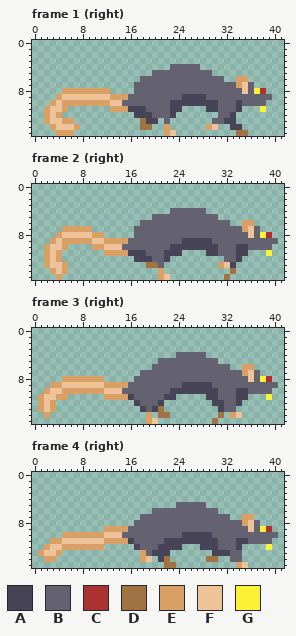
One commit to this pixel-art file: assets/sprites/rat.ase. The first picture shows the starting point.
42x16 pixels, 10 frames. Shown: frame 1 (right), frame 2 (right), frame 3 (right), frame 4 (right). The commit also changed other frames, which this record leaves out.
Palette (. is transparent): A #464456  B #646271  C #ac3232  D #a27342  E #d9a066  F #eec39a  G #fbf236
After the commit:
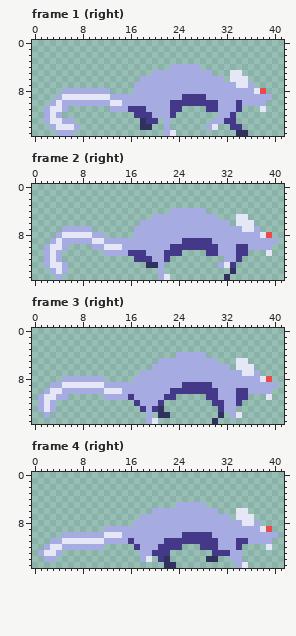
What changed:
@@ palette @@
-A #464456
+A #433988
-B #646271
+B #a6abe1
-C #ac3232
+C #e94a4a
-D #a27342
+D #30315f
-F #eec39a
+F #e5e7f7
--- frame 1 (right), layer "Layer 1"
@@ x 0..41 @@
  4 .......................BBBBB..............
- 5 ....................BBBBBBBBBB............
- 6 ..................BBBBBBBBBBBBBB..EE......
- 7 .................BBBBBBBBBBBBBBBBBEFB.....
- 8 .....EEEEEEEE....BBBBBBBBBBBBBBBBBBFBGC...
- 9 ....EFFFFFFFFEEEBBBBBBBBBAAAABBBBBBBBBBB..
-10 ...EFEEEEEEEEFFBBBBBBBBAAAAAAAABBBABBBB...
-11 ..EFFE.......EEEAAABBBBAA....AABBBA...G...
-12 ..EFE............AAABBBA.......BBA........
-13 ..EFFEE...........DAA.B.......BBAA........
-14 ...EFFFE..........DD..E......EF..AA.......
-15 ....EEE...............EF..........DD......
+ 5 ....................BBBBBBBBBB...FF.......
+ 6 ..................BBBBBBBBBBBBBB.FFF......
+ 7 .................BBBBBBBBBBBBBBBBBFFB.....
+ 8 .....BBBBBBBB....BBBBBBBBBBBBBBBBBBBBFC...
+ 9 ....BFFFFFFFFBBBBBBBBBBBBAAAABBBBBBBBBBB..
+10 ...BFBBBBBBBBFFBBBBBBBBAAAAAAAABBBABBBB...
+11 ..BFFB.......BBBAAABBBBAA....AABBBA...F...
+12 ..BFB............AAABBBA.......BBA........
+13 ..BFFBB...........DAA.B.......BBAA........
+14 ...BFFFB..........DD..B......BF..AA.......
+15 ....BBB...............BF..........DD......
--- frame 2 (right), layer "Layer 1"
@@ x 0..41 @@
  4 .......................BBBBBB.............
- 5 ....................BBBBBBBBBBB...........
- 6 ..................BBBBBBBBBBBBBBB..EE.....
- 7 .....EEEEE.......BBBBBBBBBBBBBBBBBBEFB....
- 8 ....EFFFFFEE.....BBBBBBBBBBBBBBBBBBBFBGC..
- 9 ...EFEEEEEFFEEEEBBBBBBBBBAAAAABBBBBBBBBBB.
-10 ..EFFE....EEFFFBBBBBBBBAAAAAAAABBBAABBBB..
-11 ..EFE.......EEEEAAABBBAAA....AABBBAA...G..
-12 ..EFE............AAABBA.........BBA.......
-13 ..EFFE.............DDB.........EFA........
-14 ...EFE...............E...........D........
-15 ....E................EF.........D.........
+ 5 ....................BBBBBBBBBBB...FF......
+ 6 ..................BBBBBBBBBBBBBBB.FFF.....
+ 7 .....BBBBB.......BBBBBBBBBBBBBBBBBBFFB....
+ 8 ....BFFFFFBB.....BBBBBBBBBBBBBBBBBBBBBFC..
+ 9 ...BFBBBBBFFBBBBBBBBBBBBBAAAAABBBBBBBBBBB.
+10 ..BFFB....BBFFFBBBBBBBBAAAAAAAABBBAABBBB..
+11 ..BFB.......BBBBAAABBBAAA....AABBBAA...F..
+12 ..BFB............AAABBA.........BBA.......
+13 ..BFFB.............DDB.........BFA........
+14 ...BFB...............B...........D........
+15 ....B................BF.........D.........
--- frame 3 (right), layer "Layer 1"
@@ x 0..41 @@
  4 ........................BBBBB.............
- 5 .....................BBBBBBBBBB...........
- 6 ....................BBBBBBBBBBBBB..EE.....
- 7 ..................BBBBBBBBBBBBBBBBBEFB....
- 8 .....EEEEEEE.....BBBBBBBBBBBBBBBBBBBFBGC..
- 9 ...EEFFFFFFFEEEEBBBBBBBBBAAAAABBBBBBBBBBB.
-10 ..EFFEEEEEEEFFFBBBBBBBBAAAAAAAABBBAABBBB..
-11 .EFFEE......EEEEABBBBBAA.....AABBBAA...G..
-12 .EFE.............ABBBA........AABBA.......
-13 .EFE..............ABAD.........ABB........
-14 ..E................E.DD........D.EF.......
-15 ...................EF.........D...........
+ 5 .....................BBBBBBBBBB...FF......
+ 6 ....................BBBBBBBBBBBBB.FFF.....
+ 7 ..................BBBBBBBBBBBBBBBBBFFB....
+ 8 .....BBBBBBB.....BBBBBBBBBBBBBBBBBBBBBFC..
+ 9 ...BBFFFFFFFBBBBBBBBBBBBBAAAAABBBBBBBBBBB.
+10 ..BFFBBBBBBBFFFBBBBBBBBAAAAAAAABBBAABBBB..
+11 .BFFBB......BBBBABBBBBAA.....AABBBAA...F..
+12 .BFB.............ABBBA........AABBA.......
+13 .BFB..............ABAD.........ABB........
+14 ..B................B.DD........D.BF.......
+15 ...................BF.........D...........
--- frame 4 (right), layer "Layer 1"
@@ x 0..41 @@
  5 ........................BBBBB.............
- 6 ....................BBBBBBBBBBB...........
- 7 ..................BBBBBBBBBBBBBBB..EE.....
- 8 .................BBBBBBBBBBBBBBBBBBEFB....
- 9 ............EEEEBBBBBBBBBBBBBBBBBBBBFBGC..
-10 .....EEEEEEEFFFBBBBBBBBBBAAAAABBBBBBBBBBB.
-11 ...EEFFFFFFFEEEEABBBBBAAAAAAAAABBBAABBBB..
-12 ..EFFEEEEEEE.....ABBBAAAA...AAABBBA....G..
-13 .EFFE.............EBAAA.......AAABB.......
-14 ..EE..............EF.AD......DD..BB.......
-15 ......................DD..........EF......
+ 6 ....................BBBBBBBBBBB...FF......
+ 7 ..................BBBBBBBBBBBBBBB.FFF.....
+ 8 .................BBBBBBBBBBBBBBBBBBFFB....
+ 9 ............BBBBBBBBBBBBBBBBBBBBBBBBBBFC..
+10 .....BBBBBBBFFFBBBBBBBBBBAAAAABBBBBBBBBBB.
+11 ...BBFFFFFFFBBBBABBBBBAAAAAAAAABBBAABBBB..
+12 ..BFFBBBBBBB.....ABBBAAAA...AAABBBA....F..
+13 .BFFB.............BBAAA.......AAABB.......
+14 ..BB..............BF.AD......DD..BB.......
+15 ......................DD..........BF......
